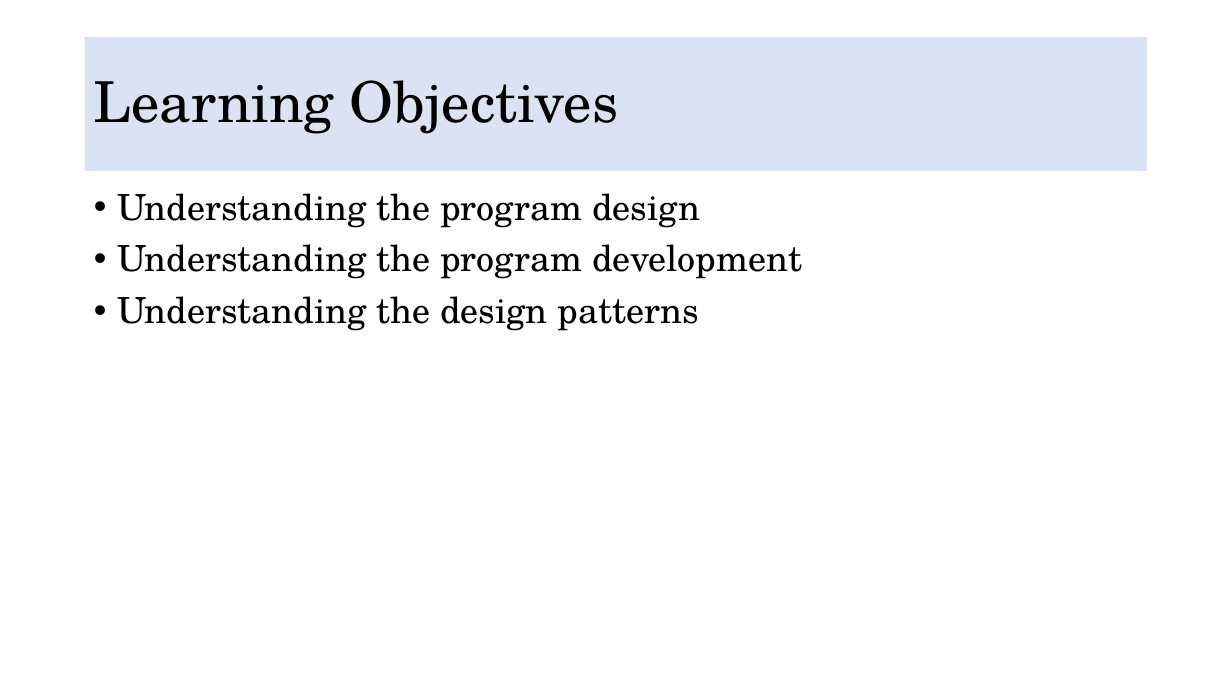
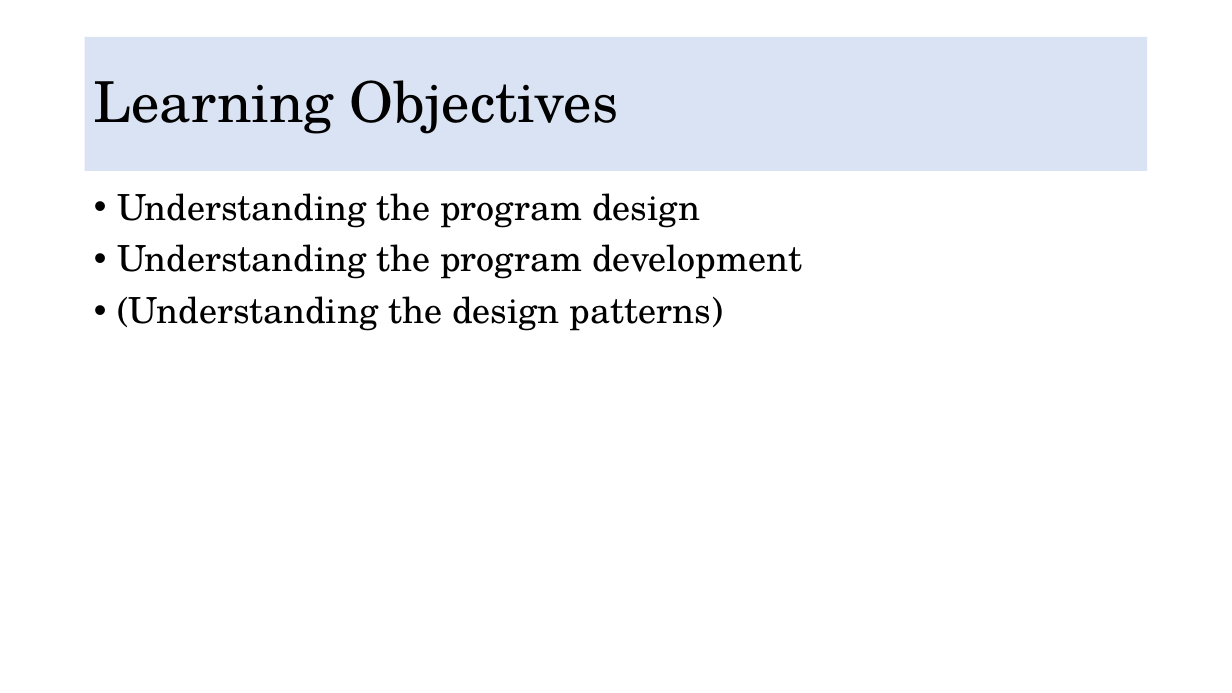
Before and after one commit to DuyDesmond/Multidisciplinary-Project-VGU-FY, a slide deck: slide 3 of Tuesday Morning Theory/Multidisciplinary Projects p4b.pptx (slide 4 before the commit). Drawn at 1232x693 pixels with LibreOffice and Linux fonts; fonts in the diff are those of the drawing. Boxes give left, top, right and bottom in pixels: in the first picture for what was removed or moved away, otherwise in the second. Text is boxed around its words. In the diff, an @@ line names an element or a change of style, - is before the commit and + after.

```diff
--- a/Tuesday Morning Theory/Multidisciplinary Projects p4b.pptx
+++ b/Tuesday Morning Theory/Multidisciplinary Projects p4b.pptx
@@ text at (x1=117, y1=296, x2=724, y2=331): text changed @@
-• Understanding the design patterns
+• (Understanding the design patterns)
```
Also in this commit, not shown: 15 slides added, 1 slide removed, 26 other files.
